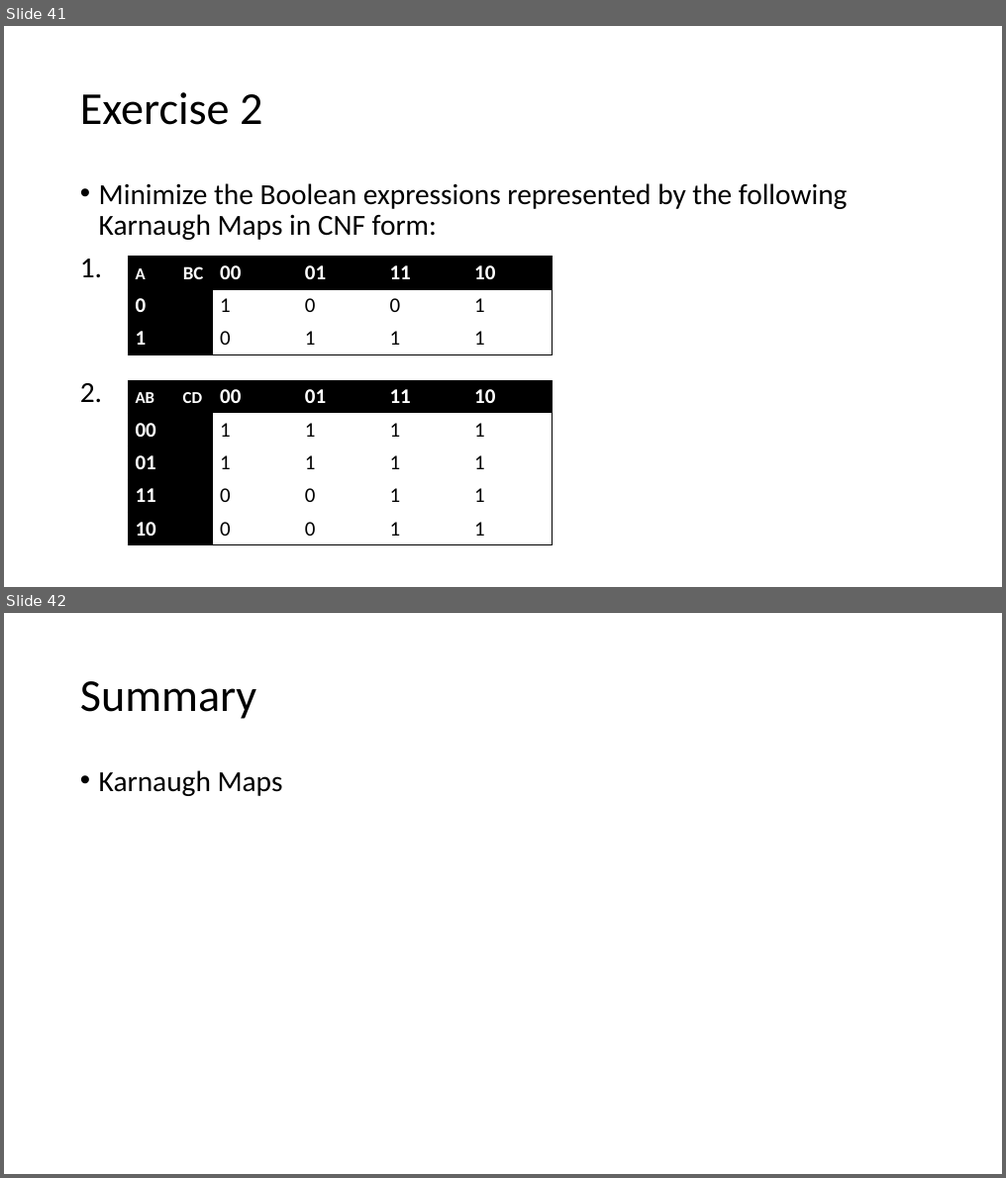
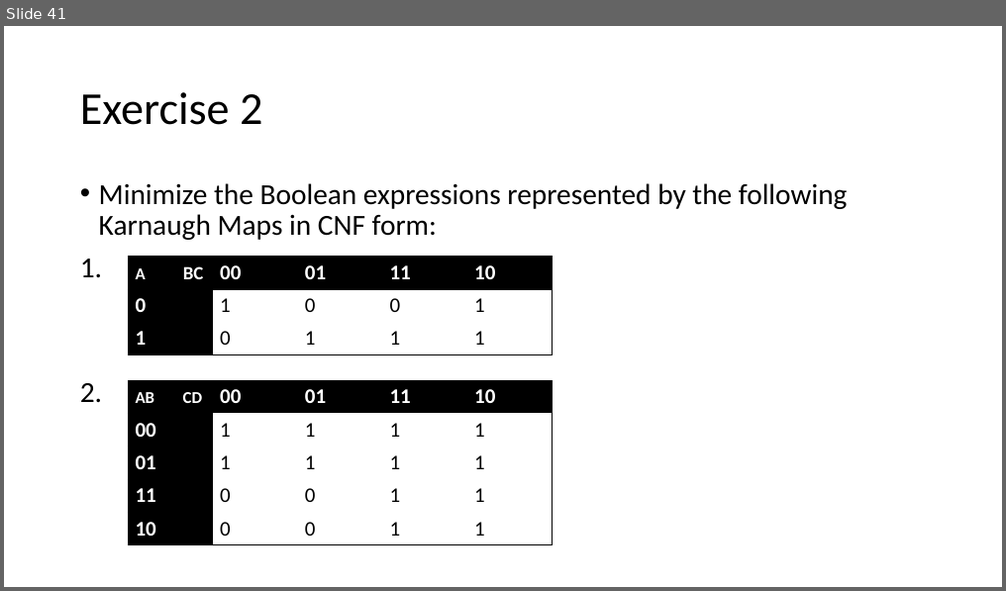
Before and after one commit to vcboy1/Leeds, a slide deck: 26fall/1860/Lecture/Week1.4/Lecture 1.4.2.pptx. Shown one above the other, each under a label of ours: slides 41 and 42 before the commit, slide 41 after it. The pictures are 1006x1178 and 1006x591 pixels, drawn with LibreOffice and Linux fonts; fonts in the diff are those of the drawing; background and template pictures are left out. Boxes give left, top, right and bottom in pixels: in the first picture for what was removed or moved away, otherwise in the second. Text is boxed around its words. In the diff, an @@ line names an element or a change of style, - is before the commit and + after.

```diff
--- a/26fall/1860/Lecture/Week1.4/Lecture 1.4.2.pptx
+++ b/26fall/1860/Lecture/Week1.4/Lecture 1.4.2.pptx
@@ slide 42 removed at <box>4,613,1002,1174</box>, background picture (left out) @@
@@ title removed at <box>80,681,256,719</box> @@
-Summary
@@ text removed at <box>99,770,283,796</box> @@
-• Karnaugh Maps
```
Also in this commit, not shown: 7 other files.
